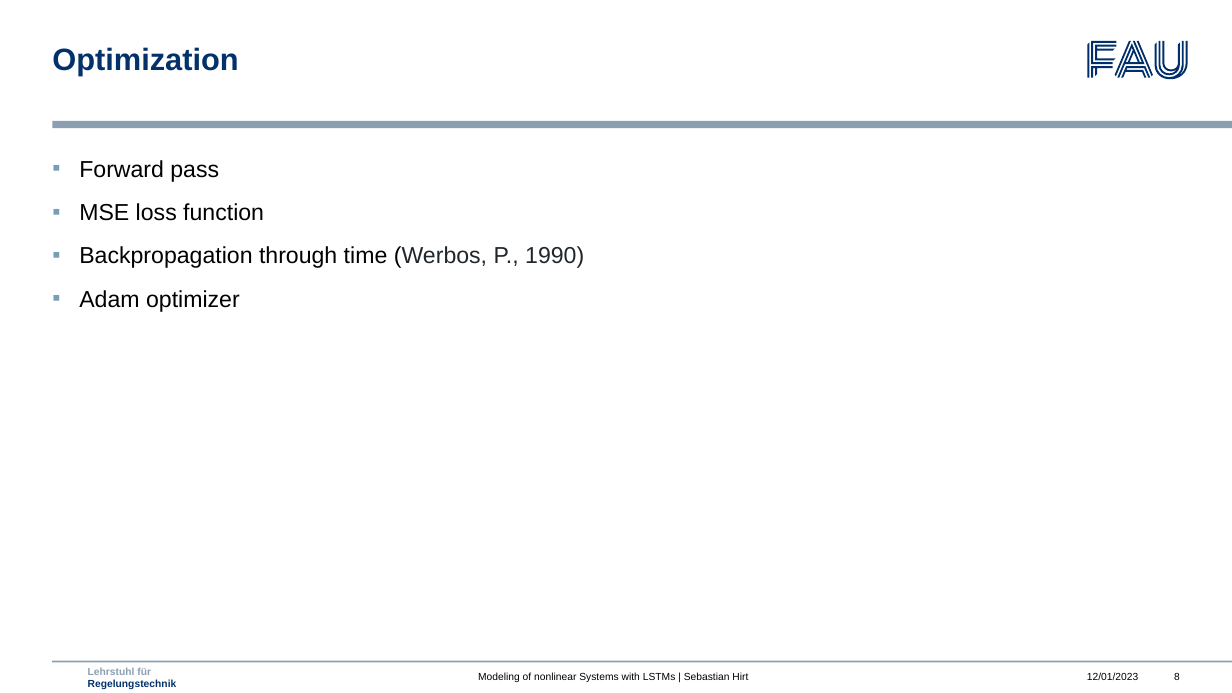
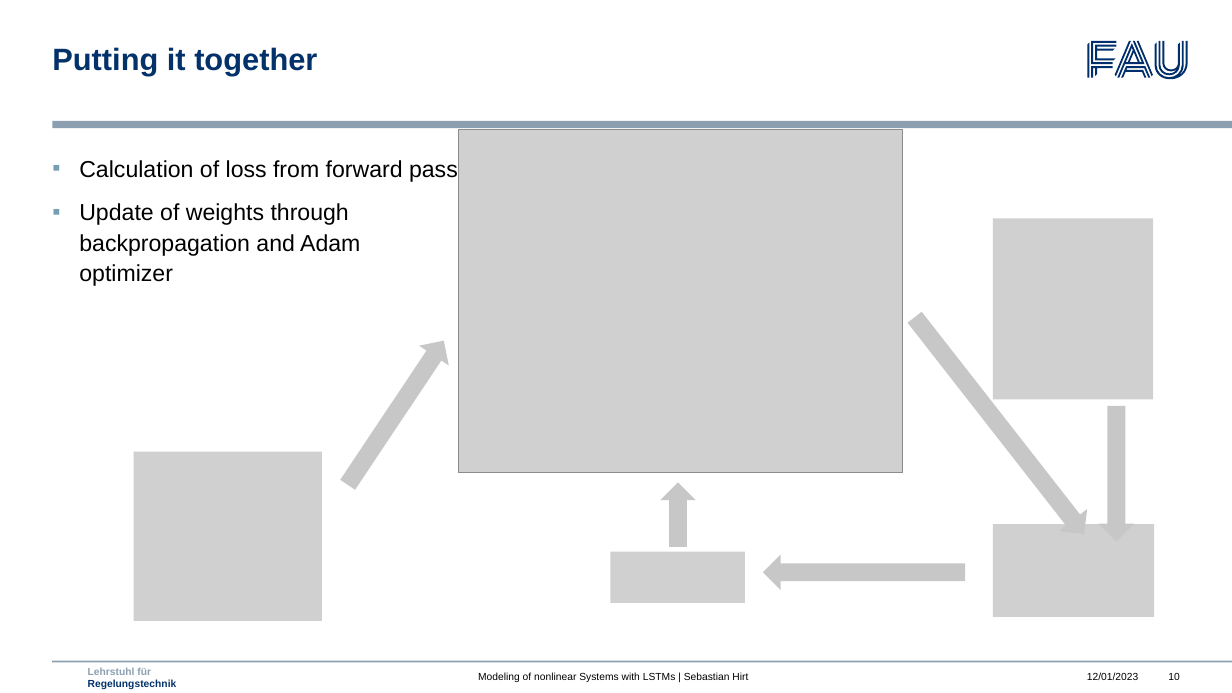
Before and after one commit to mokronos/nonlinearLSTM, a slide deck: slide 10 of presentation/nonlinearLSTM_slides.pptx (slide 8 before the commit). Drawn at 1232x693 pixels with LibreOffice and Linux fonts; fonts in the diff are those of the drawing; grey boxes stand for pictures; background and template pictures are left out. Boxes give left, top, right and bottom in pixels: in the first picture for what was removed or moved away, otherwise in the second. Text is boxed around its words. In the diff, an @@ line names an element or a change of style, - is before the commit and + after.

```diff
--- a/presentation/nonlinearLSTM_slides.pptx
+++ b/presentation/nonlinearLSTM_slides.pptx
@@ title at (52,47,317,76): text changed @@
-Optimization
+Putting it together
@@ picture added at (458,129,903,473) @@
@@ text at (79,160,458,286): text changed @@
-▪ Forward pass
-▪ MSE loss function
-▪ Backpropagation through time (Werbos, P., 1990)
-▪ Adam optimizer
+▪ Calculation of loss from forward pass
+▪ Update of weights through
+  backpropagation and Adam
+  optimizer
@@ picture added at (994,218,1154,399) @@
@@ down arrow added at (901,306,1099,546), fill #C7C7C7 @@
@@ down arrow added at (333,331,459,495), fill #C7C7C7 @@
@@ down arrow added at (1099,406,1135,542), fill #C7C7C7 @@
@@ picture added at (134,452,323,621) @@
@@ down arrow added at (660,482,696,547), fill #C7C7C7 @@
@@ picture added at (994,524,1155,616) @@
@@ picture added at (611,552,745,603) @@
@@ down arrow added at (763,555,966,591), fill #C7C7C7 @@
@@ page number at (1168,673,1179,680): text changed @@
-8
+10
```
Also in this commit, not shown: 13 other slides changed, 4 slides removed.
